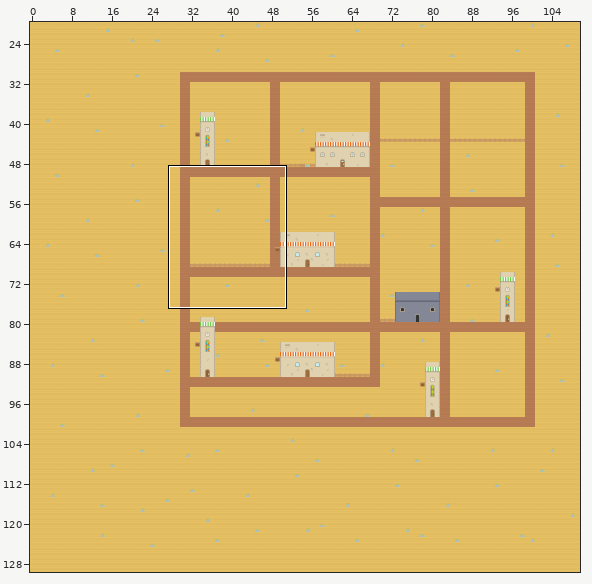
One commit to this Tiled map (JSON): assets/levels/map3.json. The first picture is a wide view before the edit; the outline marks the close-up.
Close-up. As it was:
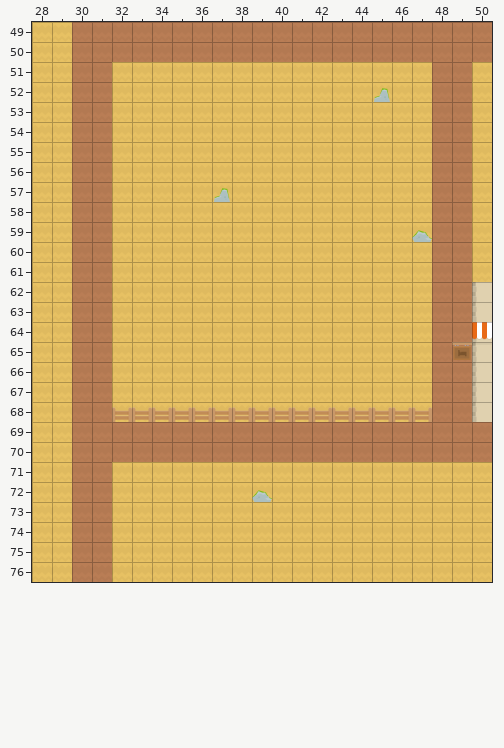
Cells are 70x70 px. Shown: x 28..50, y 49..76. The commit also changed other parts of the map, which this record leaves out.
New version:
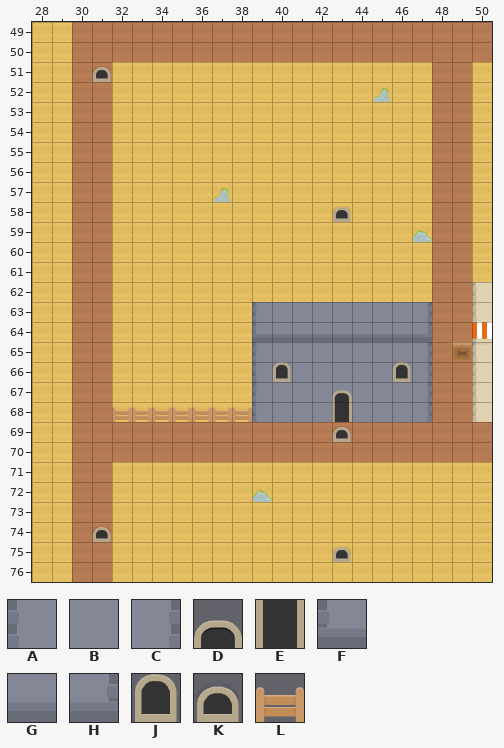
Key: from "sheet": A 3, B 4, C 5, D 11, E 25, F 31, G 32, H 33, J 40, K 54, L 76.
_ is an empty cell.
Tiles of an added or newly shown layer are drawn over the layers below it.
From old to new:
Layer "collidableLayer":
There is now tile A in rows 67 to 68 at x 39.
There is now tile B in rows 67 to 68 at x 40 to 46.
There is now tile C in rows 67 to 68 at x 47.
Layer "lowerLayer":
There is now tile D in row 67 at x 43.
There is now tile E in row 68 at x 43.
Layer "upperLayer1":
There is now tile A in rows 65 to 66 at x 39.
There is now tile B in rows 65 to 66 at x 40 to 46.
There is now tile C in rows 65 to 66 at x 47.
Layer "upperLayer2":
There is now tile A in row 63 at x 39.
There is now tile B in row 63 at x 40 to 46.
There is now tile C in row 63 at x 47.
There is now tile F in row 64 at x 39.
There is now tile G in row 64 at x 40 to 46.
There is now tile H in row 64 at x 47.
There is now tile J in row 66 at x 40 and 46.
The edit erases tile L in row 68 at x 39 to 47.
Layer "npcLayer" (now shown):
There is now tile K in row 51 at x 31; in row 58 at x 43; in row 69 at x 43; in row 74 at x 31; in row 75 at x 43.
Where, in picture pixels (left, top, right, bottom), the same in both close-ups:
added: (93, 66, 111, 82)
added: (333, 206, 351, 222)
changed: (252, 302, 432, 442)
added: (93, 526, 111, 542)
added: (333, 546, 351, 562)
